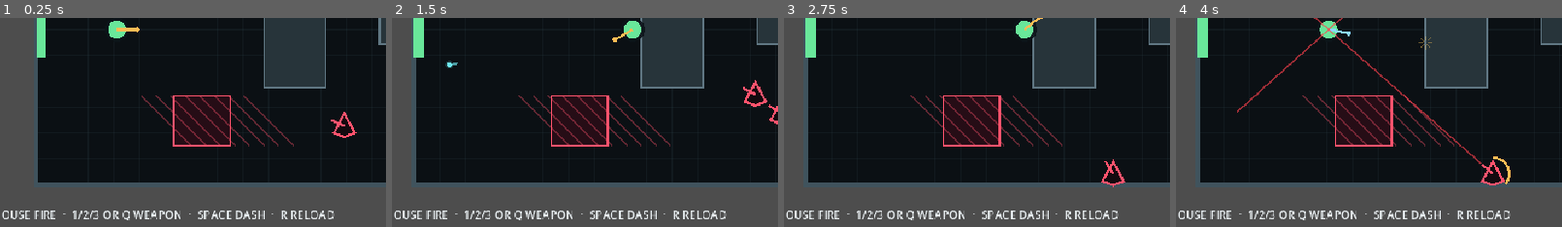
Above: before the commit, frames 1-4 (left to right).
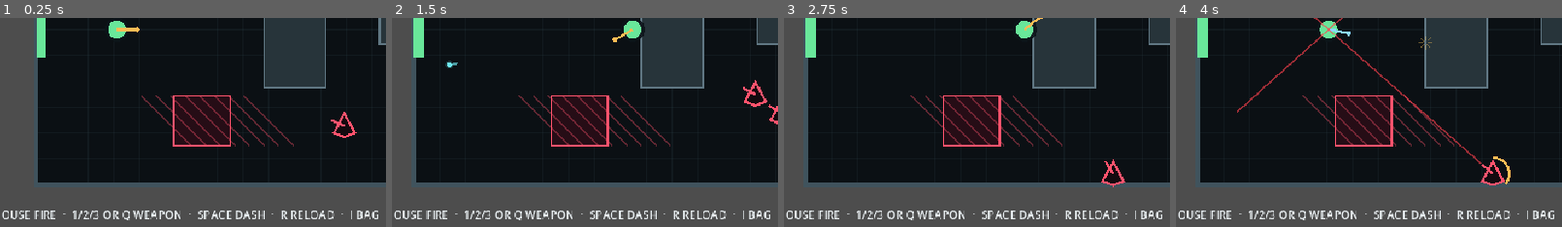
Above: after the commit, the same moments.

Repository: donly987647-max/Topdown-roguelite
Game: Godot game, scene res://scenes/main/Main.tscn
The game is run twice, just before and just after one commit, with the same random seed, the same clock (stepped at 60 frames per second) and the same inputs.
Inputs (mouse positions are % of the whole screen's width and height, from its top left):
- Up to frame 1 (0.25 s): no input
- Up to frame 2 (1.5 s): tap Enter at 0.5 s; move the mouse to (72, 45) at 0.52 s; hold D (move_right) 0.53-1.25 s; right-click (72, 45) at 0.6 s; click (72, 45) at 0.67 s; drag from (30, 56) to (45, 71) at 1.27 s
- Up to frame 3 (2.75 s): move the mouse to (60, 28) at 2.02 s; press the mouse at (60, 28) at 2.03 s; hold D (move_right) from 2.03 s (still down)
- Up to frame 4 (4 s): release D (move_right) at 2.75 s; release the mouse at (60, 28) at 2.75 s; drag from (45, 71) to (20, 35) at 2.77 s; move the mouse to (80, 66) at 3.52 s; hold A (move_left) from 3.53 s (still down); tap Q (weapon_next) at 3.6 s; click (80, 66) at 3.67 s
The pictures show only the part of the screen within x 13-63%, y 48-98%; the shares and areas given below are measured in that part.

The runs differ from the first frame. In frame 1, 0.2% of the frame differs, in the area x 88-98%, y 92-97%; in frame 2, 0.2%; in frame 3, 0.2%; in frame 4, 0.2%.

Commit message:
Fix HUD Variant inference and show backpack controls

Diff:
--- a/scripts/ui/hud.gd
+++ b/scripts/ui/hud.gd
@@ -24,10 +24,10 @@
 	enemy_label = _make_label(root, Vector2(760, 20), 18)
 	status_label = _make_label(root, Vector2(18, 490), 14)
 	if OS.has_feature("mobile") or DisplayServer.is_touchscreen_available():
-		status_label.text = "MOBILE P2  ·  LEFT MOVE  ·  RIGHT AIM/FIRE  ·  WEAPON / DASH / RELOAD"
+		status_label.text = "MOBILE P2  ·  LEFT MOVE  ·  RIGHT AIM/FIRE  ·  WEAPON / DASH / RELOAD / BAG"
 		status_label.position = Vector2(18, 458)
 	else:
-		status_label.text = "WASD MOVE  ·  MOUSE FIRE  ·  1/2/3 OR Q WEAPON  ·  SPACE DASH  ·  R RELOAD"
+		status_label.text = "WASD MOVE  ·  MOUSE FIRE  ·  1/2/3 OR Q WEAPON  ·  SPACE DASH  ·  R RELOAD  ·  I BAG"
 	precision_label = _make_label(root, Vector2(370, 80), 24)
 	precision_label.horizontal_alignment = HORIZONTAL_ALIGNMENT_CENTER
 	precision_label.size = Vector2(220, 40)
@@ -52,9 +52,9 @@
 	var player := get_tree().get_first_node_in_group("player")
 	if player == null:
 		return
-	var health := player.get("health_component")
-	if health != null and health.has_method("get_snapshot"):
-		_on_stats(health.get_snapshot())
+	var health_node: Node = player.get_node_or_null("HealthComponent")
+	if health_node != null and health_node.has_method("get_snapshot"):
+		_on_stats(health_node.get_snapshot())
 	if player.has_method("get_weapon_snapshot"):
 		var snapshot: Dictionary = player.get_weapon_snapshot()
 		_on_ammo(
